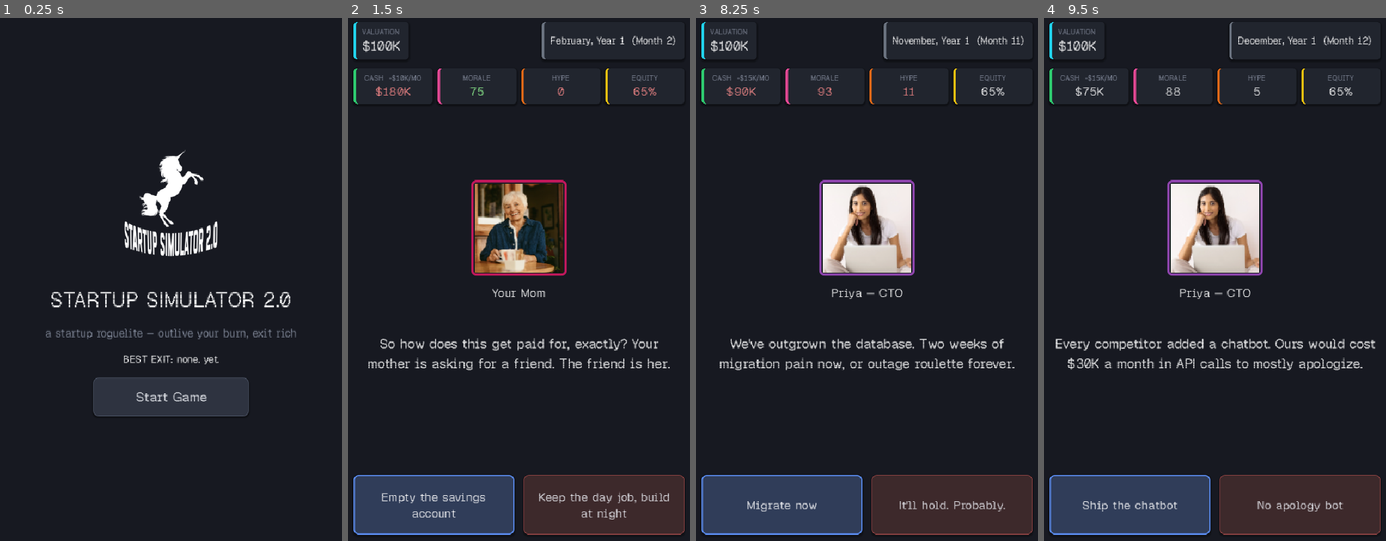
Above: before the commit, frames 1-4 (left to right).
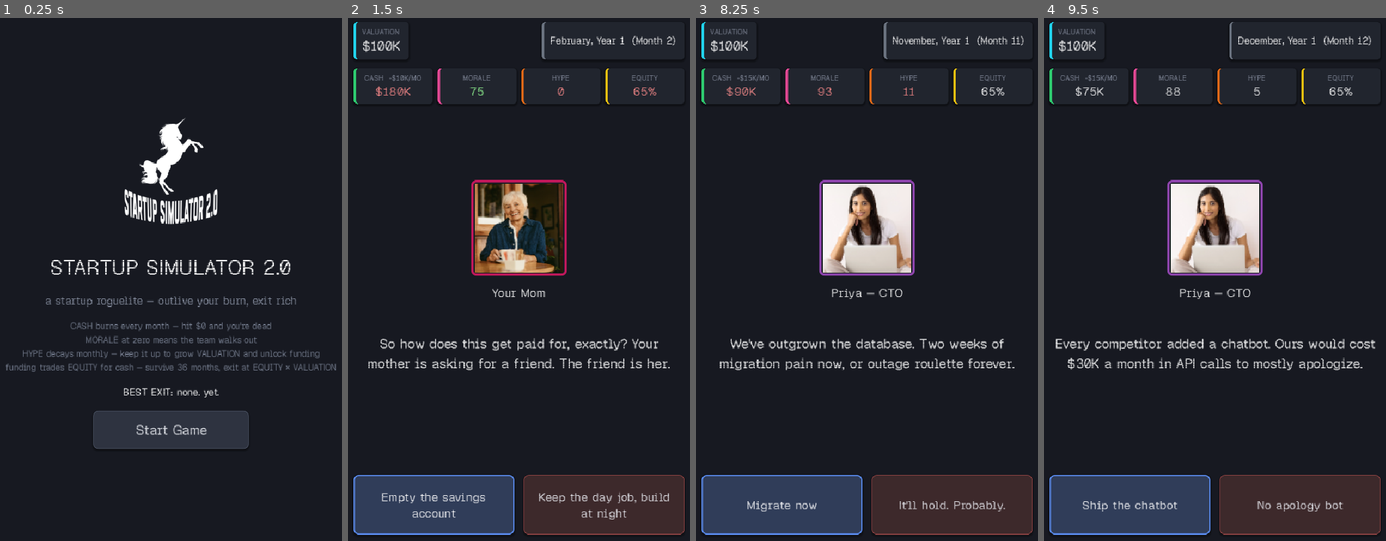
Above: after the commit, the same moments.

Repository: Lucastirbat/startup-roguelite
Game: Godot game, scene res://scenes/Title.tscn
The game is run twice, just before and just after one commit, with the same random seed, the same clock (stepped at 60 frames per second) and the same inputs.
Inputs:
- Up to frame 1 (0.25 s): no input
- Up to frame 2 (1.5 s): click "Start Game" at 0.5 s; click "Co-found with Priya: 65/35" at 1.25 s
- Up to frame 3 (8.25 s): click "Empty the savings account" at 2 s; click "The garage. Free. Cold." at 2.75 s; click "Big Product Hunt launch" at 3.5 s; click "Open it up" at 4.25 s; click "Skip it" at 5 s; click "Forced vacation, now" at 5.75 s; click "Founder responds humbly" at 6.5 s; click "Talk for an hour" at 7.25 s; click "Incident report, training, ap…" at 8 s
- Up to frame 4 (9.5 s): click "Migrate now" at 8.75 s

The runs differ from the first frame. In frame 1, 13% of the frame differs, in the area x 1-99%, y 19-83%; in frame 2, less than 0.1%; in frame 3, less than 0.1%; in frame 4, nothing differs.

Commit message:
Add rules explainer to title screen
Four lines under the subtitle covering cash burn, morale death,
hype-driven valuation, and the equity/funding trade-off.

Co-Authored-By: Claude Fable 5 <noreply@anthropic.com>

Diff:
--- a/scenes/Title.tscn
+++ b/scenes/Title.tscn
@@ -56,6 +56,16 @@
 horizontal_alignment = 1
 text = "a startup roguelite — outlive your burn, exit rich"
 
+[node name="RulesLabel" type="Label" parent="Center/VBox"]
+layout_mode = 2
+theme_override_colors/font_color = Color(0.45, 0.48, 0.55, 1)
+theme_override_font_sizes/font_size = 14
+horizontal_alignment = 1
+text = "CASH burns every month — hit $0 and you're dead
+MORALE at zero means the team walks out
+HYPE decays monthly — keep it up to grow VALUATION and unlock funding
+funding trades EQUITY for cash — survive 36 months, exit at EQUITY × VALUATION"
+
 [node name="HighScoreLabel" type="Label" parent="Center/VBox"]
 unique_name_in_owner = true
 layout_mode = 2
